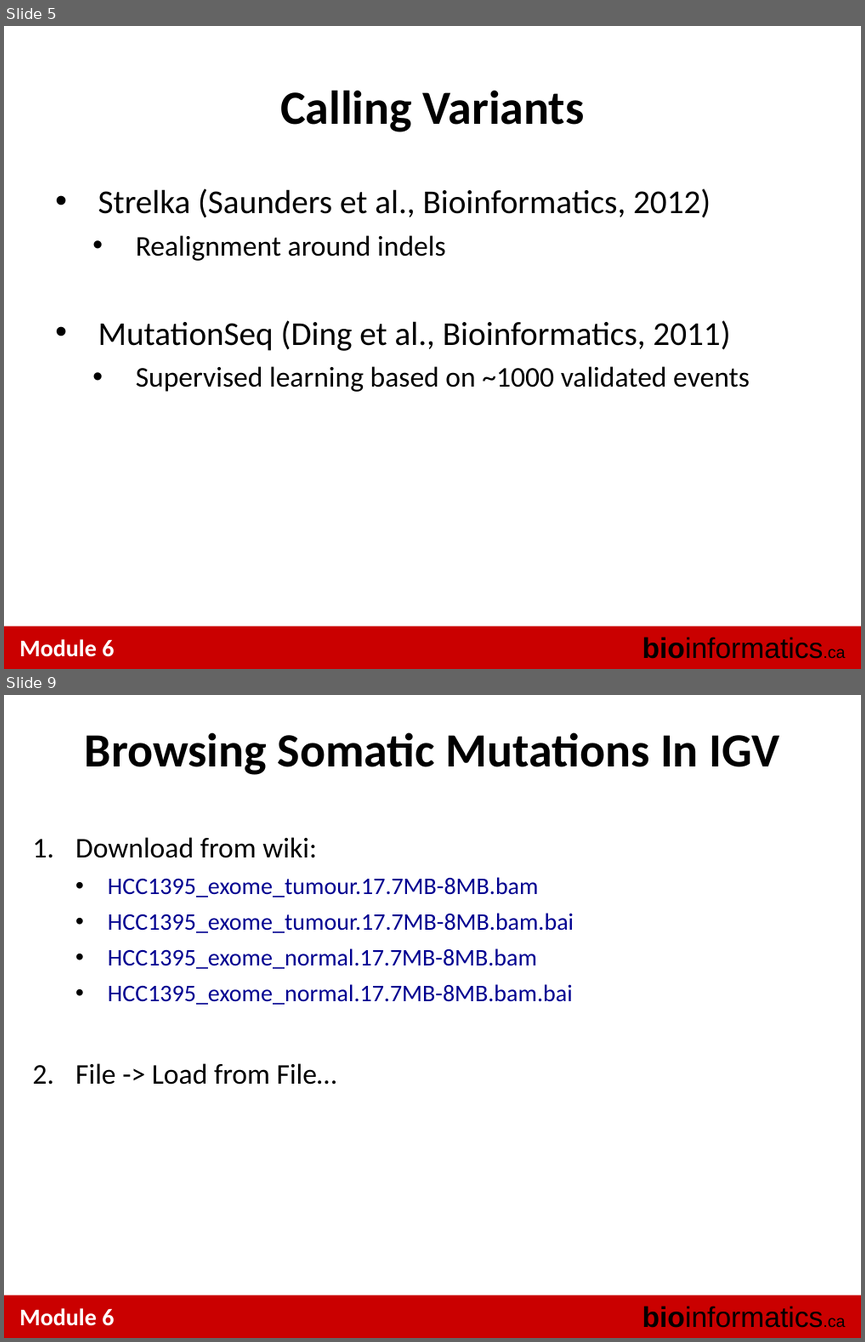
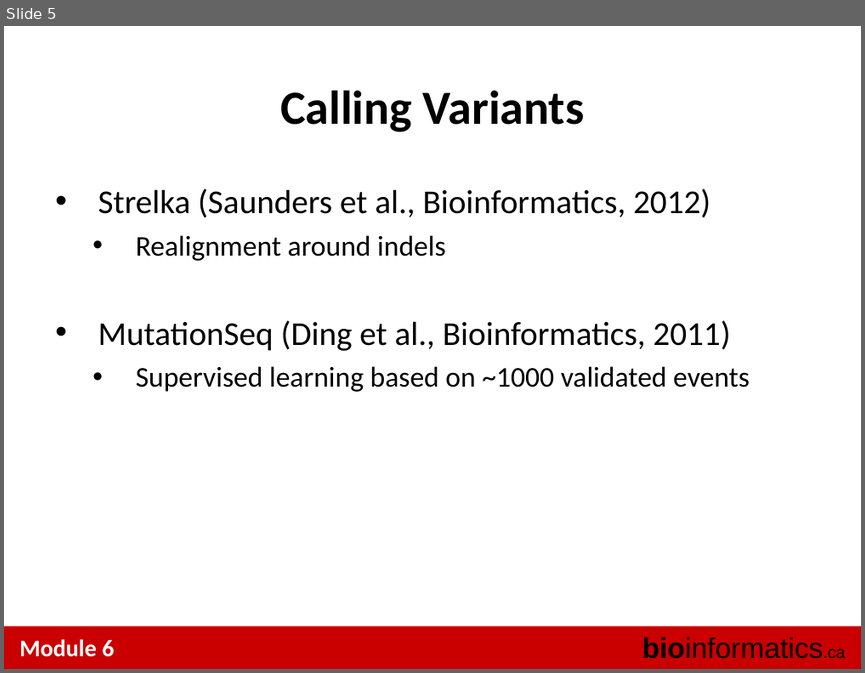
Before and after one commit to tinyheero/BICG-2016, a slide deck: snvs/content/BiCG_2014_Module6_Lab_shah.ppt. Shown one above the other, each under a label of ours: slides 5 and 9 before the commit, slide 5 after it; the slides between them are not shown. The pictures are 865x1342 and 865x673 pixels, drawn with LibreOffice and Linux fonts; fonts in the diff are those of the drawing. Boxes give left, top, right and bottom in pixels: in the first picture for what was removed or moved away, otherwise in the second. Text is boxed around its words. In the diff, an @@ line names an element or a change of style, - is before the commit and + after.

```diff
--- a/snvs/content/BiCG_2014_Module6_Lab_shah.ppt
+++ b/snvs/content/BiCG_2014_Module6_Lab_shah.ppt
@@ slide 9 removed at [4,695,861,1338], background #FFFFFF; not listed: 3 template elements that a slide beside it also shows @@
@@ text removed at [85,732,780,775] @@
-Browsing Somatic Mutations In IGV
@@ text removed at [75,837,574,1084] @@
-1. Download from wiki:
-  • HCC1395_exome_tumour.17.7MB-8MB.bam
-  • HCC1395_exome_tumour.17.7MB-8MB.bam.bai
-  • HCC1395_exome_normal.17.7MB-8MB.bam
-  • HCC1395_exome_normal.17.7MB-8MB.bam.bai
-2. File -> Load from File…
```
Also in this commit, not shown: 4 slides changed, 3 other slides removed.
